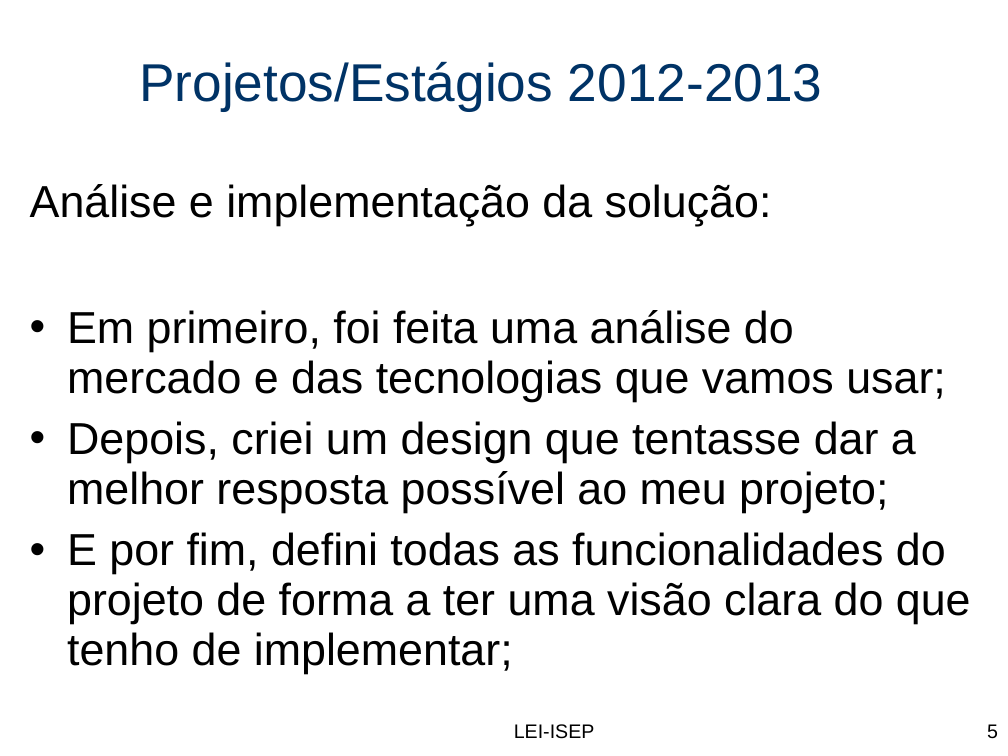
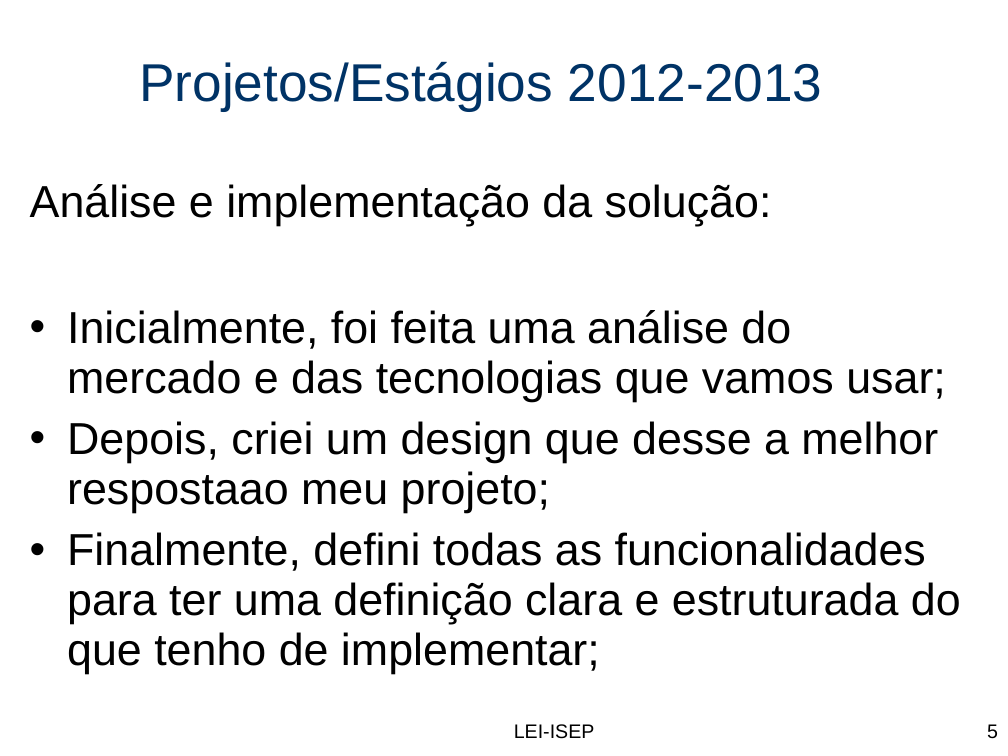
Before and after one commit to ctmartinez1992/RightsManagement, a slide deck: slide 5 of Progresso/PESTI_Ponto_Situação.ppt. Drawn at 1008x756 pixels with LibreOffice and Linux fonts; fonts in the diff are those of the drawing; background and template pictures are left out. Boxes give left, top, right and bottom in pixels: in the first picture for what was removed or moved away, otherwise in the second. Text is boxed around its words. In the diff, an @@ line names an element or a change of style, - is before the commit and + after.

```diff
--- a/Progresso/PESTI_Ponto_Situação.ppt
+++ b/Progresso/PESTI_Ponto_Situação.ppt
@@ text at box(67, 310, 961, 674): text changed @@
-• Em primeiro, foi feita uma análise do mercado e das tecnologias que vamos usar;
-• Depois, criei um design que tentasse dar a melhor resposta possível ao meu projeto;
-• E por fim, defini todas as funcionalidades do projeto de forma a ter uma visão clara do que tenho de implementar;
+• Inicialmente, foi feita uma análise do mercado e das tecnologias que vamos usar;
+• Depois, criei um design que desse a melhor respostaao meu projeto;
+• Finalmente, defini todas as funcionalidades para ter uma definição clara e estruturada do que tenho de implementar;
```
Also in this commit, not shown: 7 other slides changed, 54 other files.
